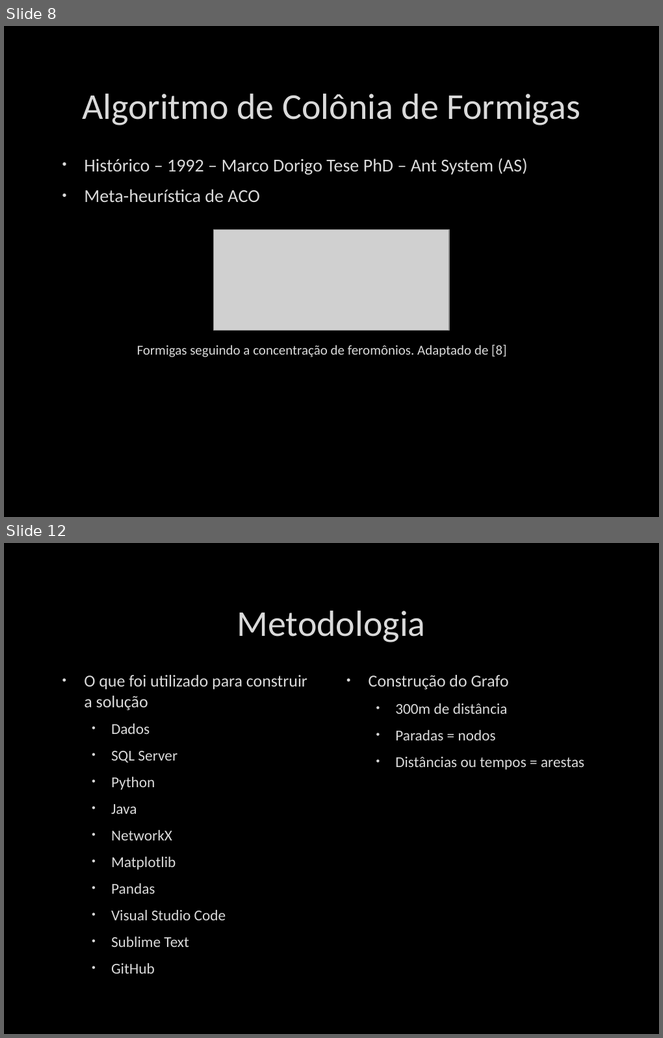
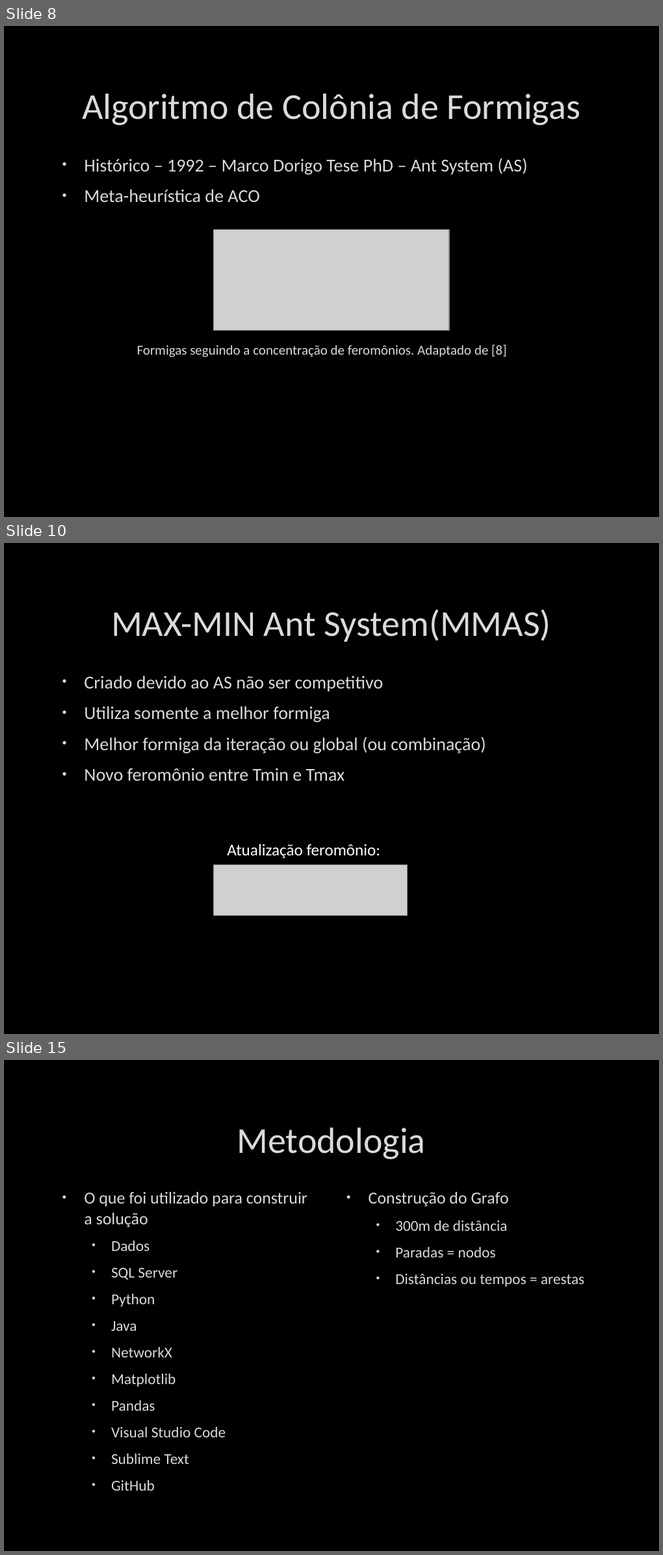
Before and after one commit to whschettert/ACO-Algorithm-for-Shortest-Path, a slide deck: Um Algoritmo de Colônia de Formigas para Otimização.pptx. Shown one above the other, each under a label of ours: slides 8 and 12 before the commit, slides 8, 10 and 15 after it; the slides between them are not shown. The pictures are 663x1038 and 663x1555 pixels, drawn with LibreOffice and Linux fonts; fonts in the diff are those of the drawing; grey boxes stand for pictures; background and template pictures are left out. Boxes give left, top, right and bottom in pixels: in the first picture for what was removed or moved away, otherwise in the second. Text is boxed around its words. In the diff, an @@ line names an element or a change of style, - is before the commit and + after.

```diff
--- a/Um Algoritmo de Colônia de Formigas para Otimização.pptx
+++ b/Um Algoritmo de Colônia de Formigas para Otimização.pptx
@@ slide 10 added at (4,543,659,1034), background picture (left out) @@
@@ title added at (111,609,551,642), 40 pt, text #DADADA @@
+MAX-MIN Ant System(MMAS)
@@ text added at (84,676,486,781), 20 pt, text #DADADA @@
+• Criado devido ao AS não ser competitivo
+• Utiliza somente a melhor formiga
+• Melhor formiga da iteração ou global (ou combinação)
+• Novo feromônio entre Tmin e Tmax
@@ text added at (227,844,381,859), 18 pt, text #FFFFFF @@
+Atualização feromônio:
@@ picture added at (214,865,408,916) @@
@@ what was slide 12 is now slide 15 @@
```
Also in this commit, not shown: 3 slides changed, 2 other slides added.
